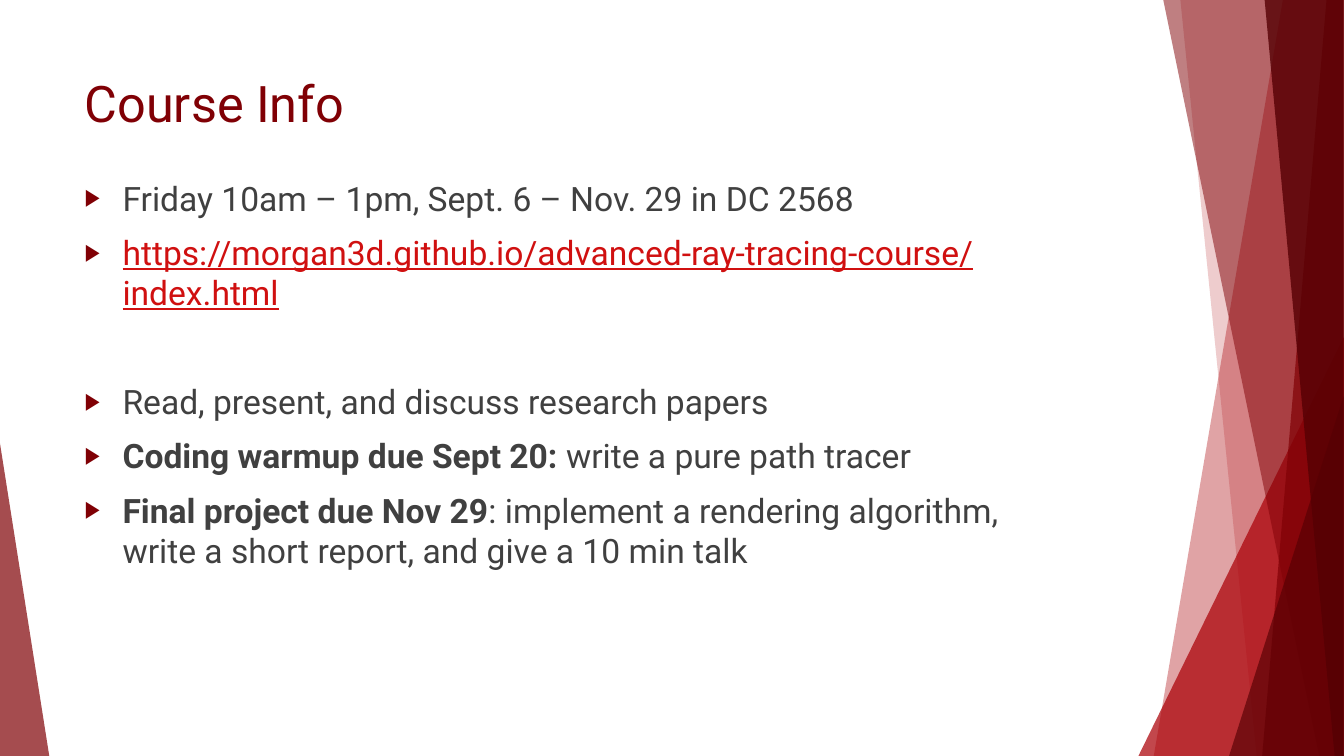
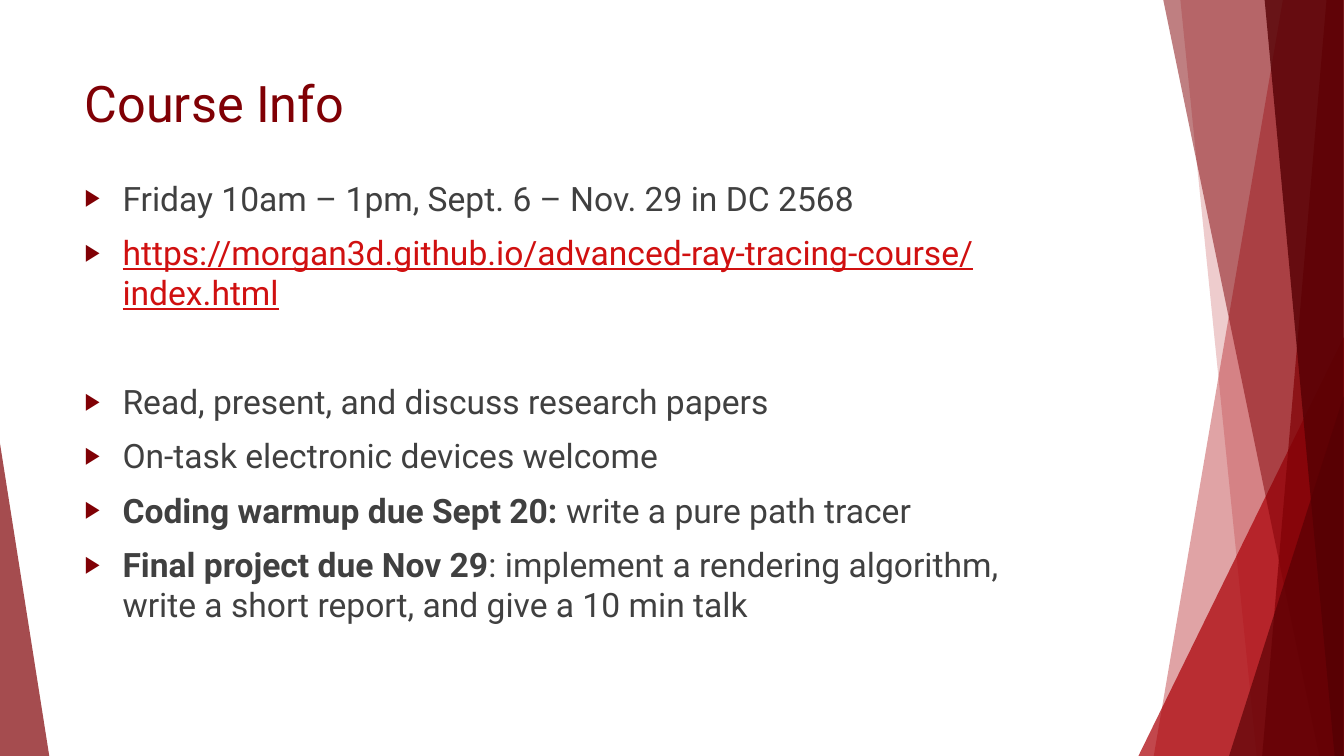
Before and after one commit to morgan3d/advanced-ray-tracing-course, a slide deck: slide 2 of welcome.pptx. Drawn at 1344x756 pixels with LibreOffice and Linux fonts; fonts in the diff are those of the drawing. Boxes give left, top, right and bottom in pixels: in the first picture for what was removed or moved away, otherwise in the second. Text is boxed around its words. In the diff, an @@ line names an element or a change of style, - is before the commit and + after.

```diff
--- a/welcome.pptx
+++ b/welcome.pptx
@@ text at (123, 443, 658, 469): paragraph added @@
+▶ On-task electronic devices welcome
```
Also in this commit, not shown: 2 other files.
